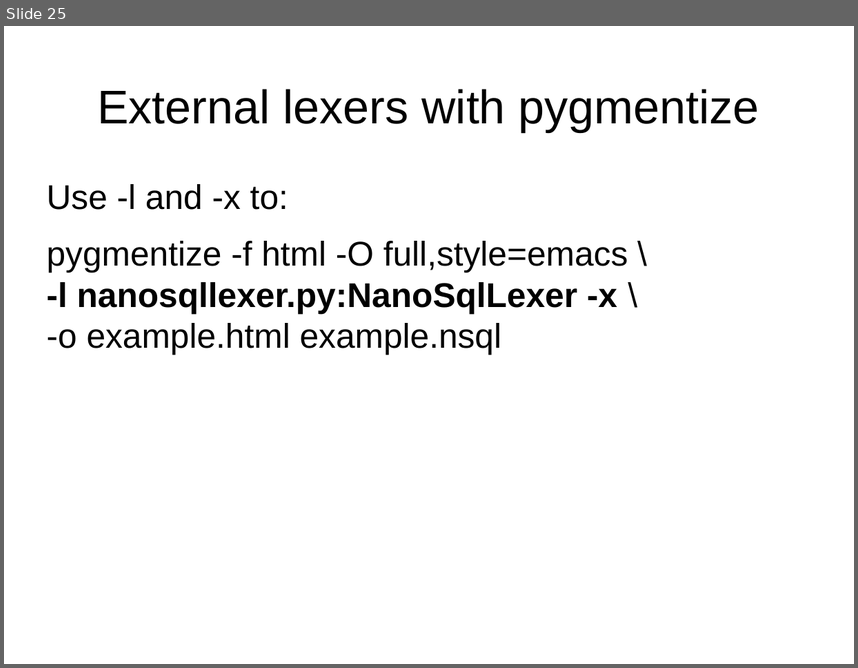
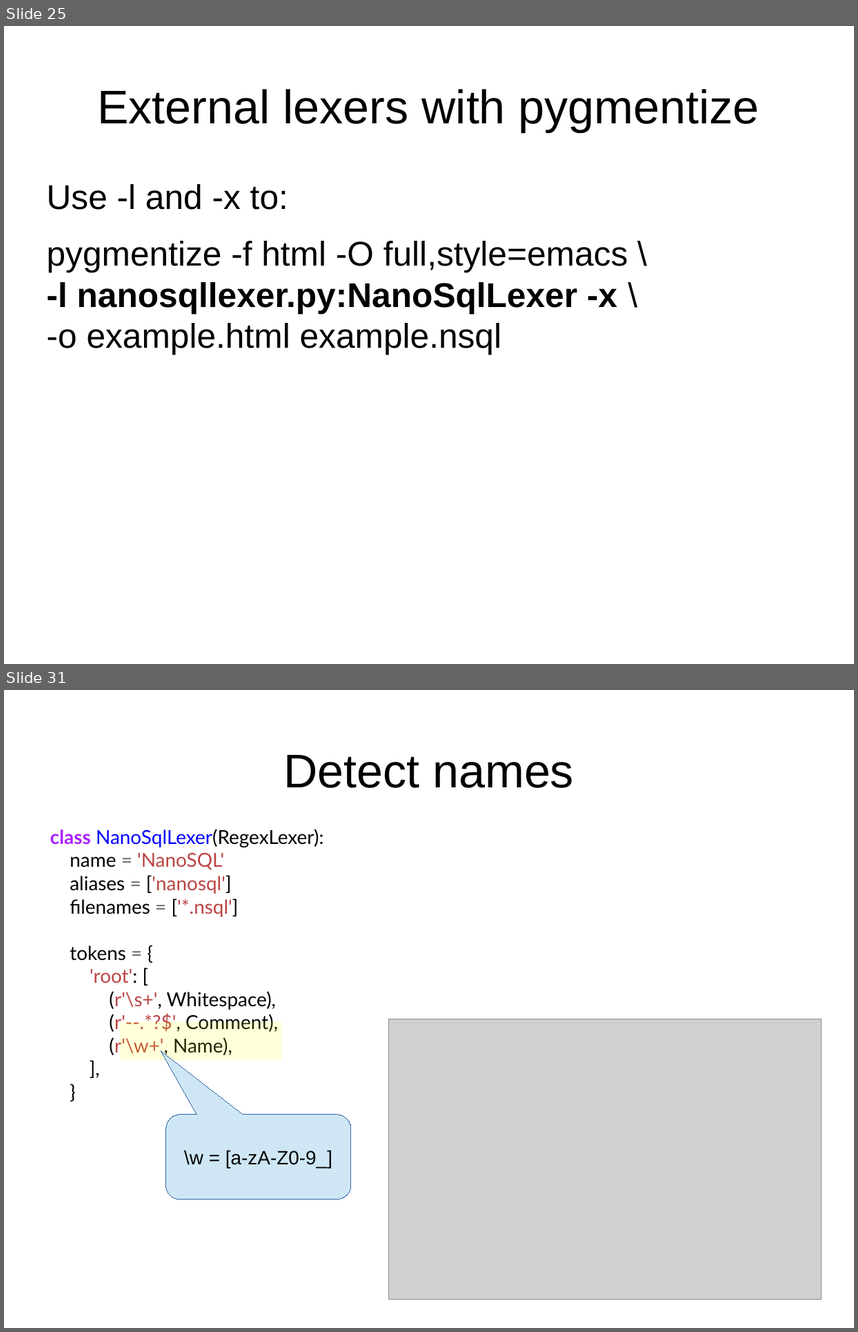
Before and after one commit to roskakori/talks, a slide deck: pygraz/pygments/Introduction to Pygments.odp. Shown one above the other, each under a label of ours: slide 25 before the commit, slides 25 and 31 after it; the slides between them are not shown. The pictures are 858x668 and 858x1332 pixels, drawn with LibreOffice and Linux fonts; fonts in the diff are those of the drawing; grey boxes stand for pictures. Boxes give left, top, right and bottom in pixels: in the first picture for what was removed or moved away, otherwise in the second. Text is boxed around its words. In the diff, an @@ line names an element or a change of style, - is before the commit and + after.

Commit message:
* Added slides for stepwise development of an own lexer. * Changed syntax highlighted Python code from HTML screenshot to inline RTF to enable copy & paste.

```diff
--- a/pygraz/pygments/Introduction to Pygments.odp
+++ b/pygraz/pygments/Introduction to Pygments.odp
@@ slide 31 added at <box>4,690,854,1328</box>, background #FFFFFF @@
@@ title added at <box>283,755,574,788</box>, 44 pt, text #000000 @@
+Detect names
@@ text added at <box>50,829,323,1056</box>, 18 pt, text #000000 @@
+class NanoSqlLexer(RegexLexer):
+name = 'NanoSQL'
+aliases = ['nanosql']
+filenames = ['*.nsql']
+tokens = {
+'root': [
+(r'\s+', Whitespace),
+(r'--.*?$', Comment),
+(r'\w+', Name),
+],
+}
@@ picture added at <box>389,1019,822,1299</box> @@
@@ rectangle added at <box>120,1022,281,1061</box>, fill #FFFF00 at 15% opacity @@
@@ rounded speech box added at <box>166,1114,351,1199</box>, fill #CFE7F5, outline #3465A4 0 pt, 18 pt, text #000000 @@
+\w = [a-zA-Z0-9_]
```
Also in this commit, not shown: 9 slides changed, 13 other slides added, 2 slides removed, 5 other files.
